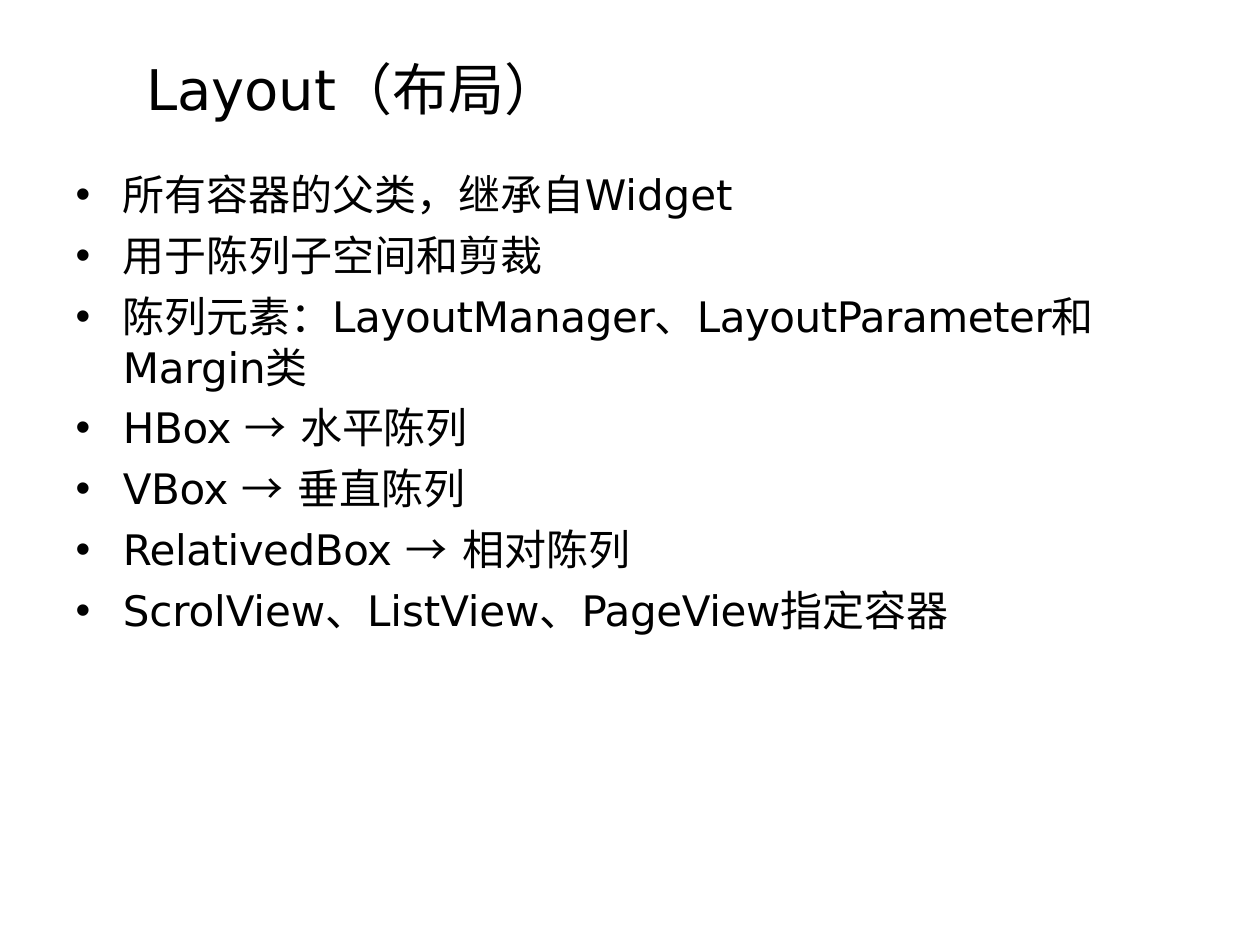
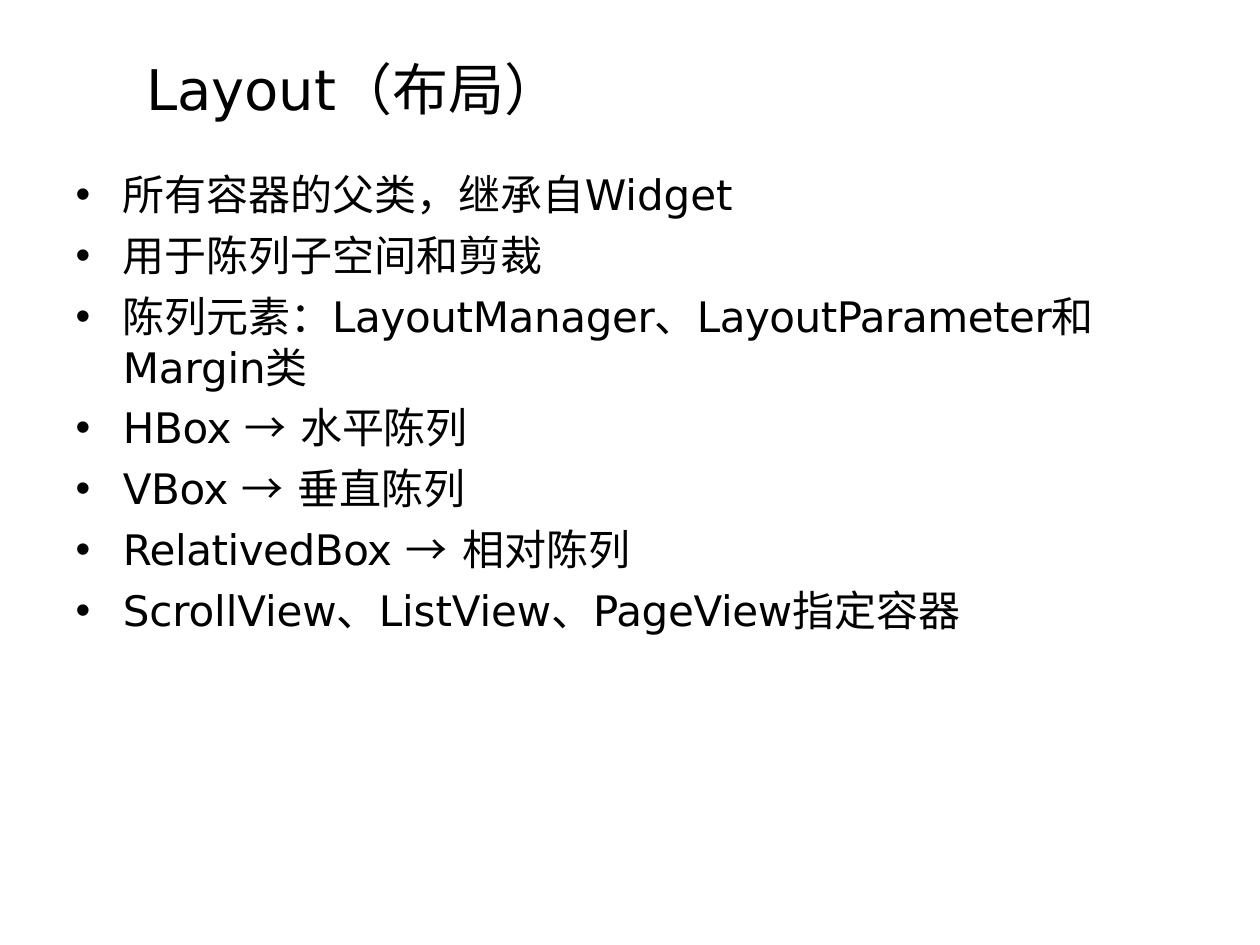
Before and after one commit to gfzheng/MOSAD, a slide deck: slide 30 of Keynotes/week11_ui_调度器_帧动画.pptx. Drawn at 1260x945 pixels with LibreOffice and Linux fonts; fonts in the diff are those of the drawing; background and template pictures are left out. Boxes give left, top, right and bottom in pixels: in the first picture for what was removed or moved away, otherwise in the second. Text is boxed around its words. In the diff, an @@ line names an element or a change of style, - is before the commit and + after.

Commit message:
fix

```diff
--- a/Keynotes/week11_ui_调度器_帧动画.pptx
+++ b/Keynotes/week11_ui_调度器_帧动画.pptx
@@ text at bbox=[123, 592, 960, 635]: text changed @@
-• ScrolView、ListView、PageView指定容器
+• ScrollView、ListView、PageView指定容器
```
